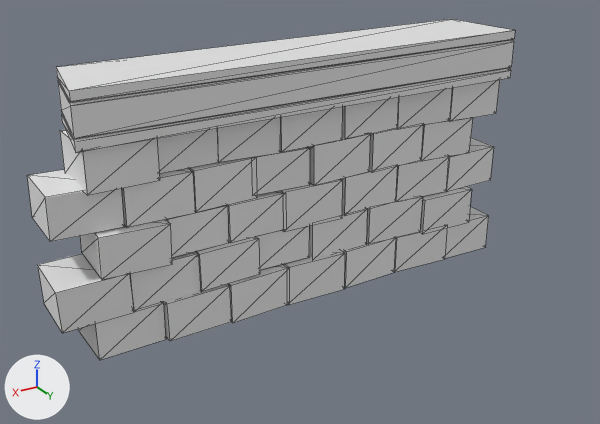
A saved change to the glTF model Assets/3D/wall_chunk.glb.
Camera for both pictures: a camera (50 mm lens) standing at (1.118, 1.856, 1.123) and looking at (0.073, 0.115, 0.252). Arrows for +X, +Y and +Z are at lower left; the lights stay in place. The first picture is the older version. Mesh edges are drawn as thin lines. Vertices at exactly the same position are counted once.

In view in the first picture: 'WallChunk'.
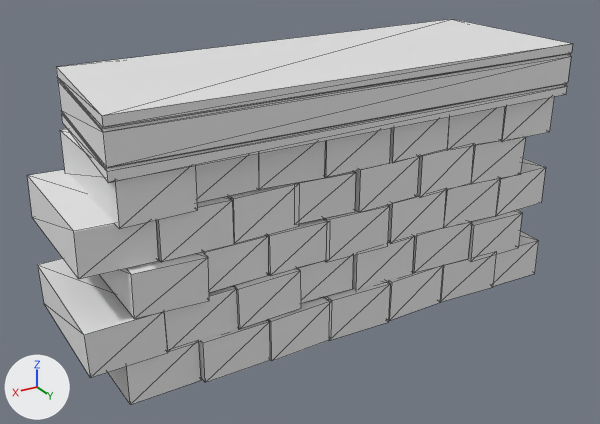
The newer file is also turned or shifted as a whole; pictures and numbers use the older file's frame.

Changed parts and their boxes [x1, y1, x2, y2] in the pictures (600 x 424 px):
'WallChunk', reshaped (12% wider, 13% taller): before [27, 19, 515, 360]; after [27, 19, 573, 405]

The change, as a diff of the scene's bpy script:
```diff
--- a/Assets/3D/wall_chunk.glb.py
+++ b/Assets/3D/wall_chunk.glb.py
@@ me_plane_011 @@
 # used by ob_wallchunk; location = (0.0, 0.0, 0.0)
-me_plane_011.from_pydata(...)  # 312 vertices, 480 faces; spans x -0.647..0.726, y -0.118..0.113, z -0.037..0.66
+me_plane_011.from_pydata(...)  # 312 vertices, 480 faces; spans x -0.647..0.726, y -0.118..0.328, z -0.037..0.66
+# me_plane_011 part 1: all 156 vertices in x -0.647..0.726, y 0.061..0.113, z -0.037..0.66 are moved by (0.0, 0.214, 0.0)
 me_plane_011.materials.append(mat_material_003)
```
